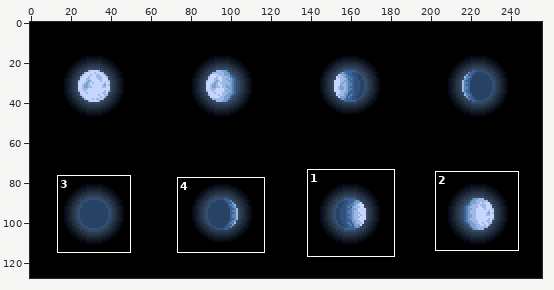
A sprite sheet gets an edit: src/main/resources/assets/theaurorian/textures/environment/moon_phases.png. Above: a wide view before the commit, with the close-up outlined.
Close-up. Earlier state:
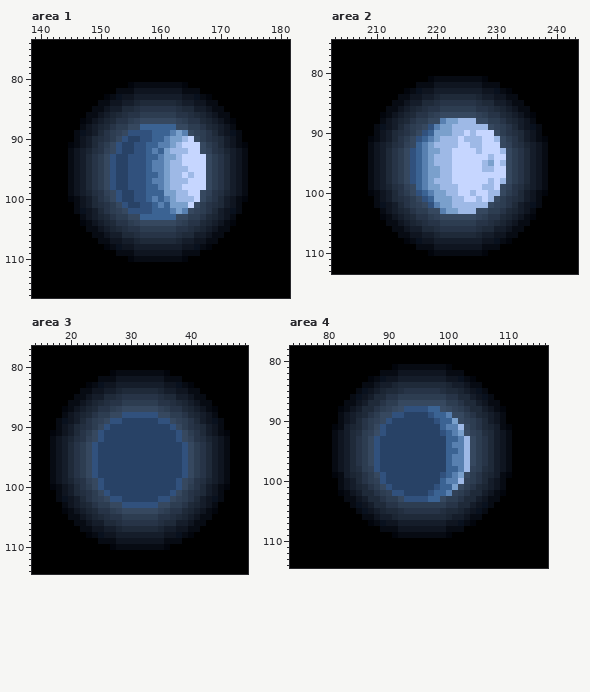
The file is 256x128 pixels. Colours within 5 levels of each other are drawn and written as one. Shown: area 1: x 139..181, y 74..116; area 2: x 203..243, y 75..113; area 3: x 14..49, y 77..114; area 4: x 74..116, y 78..114. The commit also changed other parts of the picture, which this record leaves out.
The same view after the edit:
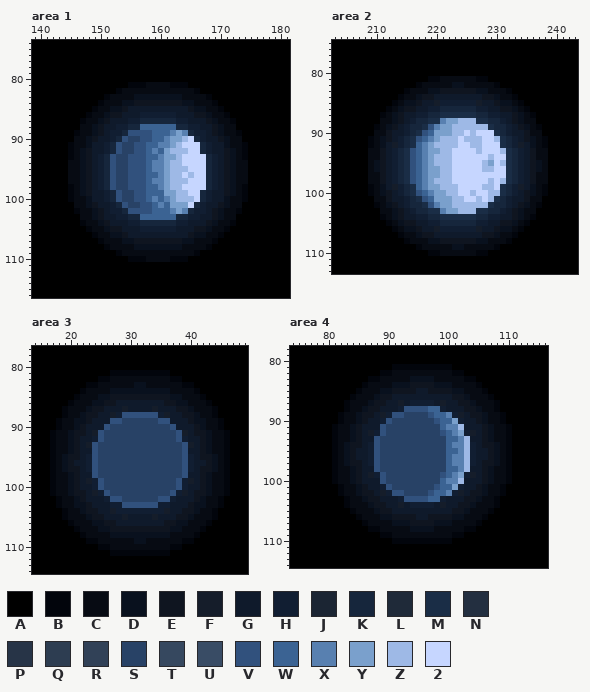
Palette (. is transparent): A #000000  B #02050c  C #070b13  D #09111e  E #0f1520  F #151d2a  G #0f1a2b  H #111e32  J #1b2533  K #16263c  L #1f2a39  M #1a2d46  N #232f40  P #273447  Q #2d3d51  R #314157  S #284266  T #36485f  U #394c65  V #31517d  W #3b6393  X #5880b0  Y #7aa0cc  Z #9eb9e6  2 #c6d6ff
Changes in this commit:
Changed rows in their new state; - is an unchanged pixel.
Area 1:
first column x 145:
 81 -----------BB----BB-----------
 82 --------B--CCCCCCCC--B--------
 83 --------CCCDDDDDDDDCCC--------
 84 -----B-CCDDEEEEEEEEDDCC-B-----
 85 ----B-CDDEGGGGGGGGGGEDDC-B----
 86 ---B-CDEEGGGHHHHHHGGGEEDC-B---
 87 ----CDEGGGHHKKKKKKHHGGGEDC----
 88 ---CDEGGHHKK------KKHHGGEDC---
 89 -BCCDEGHHK----------KHHGEDCCB-
 90 --CDEGGHK------------KHGGEDC--
 91 --CDGGHK--------------KHGGDC--
 92 BCDEGGHK--------------KHGGEDCB
 93 BCDEGHK----------------KHGEDCB
 94 -CDEGHK----------------KHGEDC-
 95 -CDEGHK----------------KHGEDC-
 96 -CDEGHK----------------KHGEDC-
 97 -CDEGHK----------------KHGEDC-
 98 BCDEGHK----------------KHGEDCB
 99 BCDEGGHK--------------KHGGEDCB
100 --CDGGHK--------------KHGGDC--
101 --CDEGGHK------------KHGGEDC--
102 -BCCDEGHHK----------KHHGEDCCB-
103 ---CDEGGHHKK------KKHHGGEDC---
104 ----CDEGGGHHKKKKKKHHGGGEDC----
105 ---B-CDEEGGGHHHHHHGGGEEDC-B---
106 ----B-CDDEGGGGGGGGGGEDDC-B----
107 -----B-CCDDEEEEEEEEDDCC-B-----
108 --------CCCDDDDDDDDCCC--------
109 --------B--CCCCCCCC--B--------
110 -----------BB----BB-----------
Area 2:
first column x 209:
 81 -----------B------B-----------
 82 --------B--CCCDDCCC--B--------
 83 --------CCDDEEEEEEDDCC--------
 84 -----B-CDEEGGGGGGGGEEDC-B-----
 85 ----B-DDEGGFHHHHHHFGGEDD-B----
 86 ---B-DEEGGHHKKKKKKHHGGEED-B---
 87 ----DEGGHHKKMMMMMMKKHHGGED----
 88 ---CDEGHKKMM------MMKKHGEDC---
 89 -BCDEGHKKM----------MKKHGEDCB-
 90 --CEGGHKM------------MKHGGEC--
 91 --DEGHKM--------------MKHGED--
 92 BCDGFHKM--------------MKHFGDCB
 93 -CEGHKM----------------MKHGEC-
 94 -CEGHKM----------------MKHGEC-
 95 -DEGHKM----------------MKHGED-
 96 -DEGHKM----------------MKHGED-
 97 -CEGHKM----------------MKHGEC-
 98 -CEGHKM----------------MKHGEC-
 99 BCDGFHKM--------------MKHFGDCB
100 --DEGHKM--------------MKHGED--
101 --CEGGHKM------------MKHGGEC--
102 -BCDEGHKKM----------MKKHGEDCB-
103 ---CDEGHKKMM------MMKKHGEDC---
104 ----DEGGHHKKMMMMMMKKHHGGED----
105 ---B-DEEGGHHKKKKKKHHGGEED-B---
106 ----B-DDEGGFHHHHHHFGGEDD-B----
107 -----B-CDEEGGGGGGGGEEDC-B-----
108 --------CCDDEEEEEEDDCC--------
109 --------B--CCCDDCCC--B--------
110 -----------B------B-----------
Area 3:
first column x 17:
 81 -----------BBBBBBBB-----------
 82 --------BB-CCCCCCCC-BB--------
 83 -------BCCCCCCDDCCCCCCB-------
 84 -----B-CCCDDDDDDDDDDCCC-B-----
 85 ----B-CCDDEEEEEEEEEEDDCC-B----
 86 ---B-CCDDEEGGGGGGGGEEDDCC-B---
 87 ----CCDEEGGGFGGGGFGGGEEDCC----
 88 --BCCDEEGGFH------HFGGEEDCCB--
 89 -BCCDDEGGG----------GGGEDDCCB-
 90 -BCCDEGGG------------GGGEDCCB-
 91 --CDEEGF--------------FGEEDC--
 92 BCCDEGGH--------------HGGEDCCB
 93 BCCDEGF----------------FGEDCCB
 94 BCCDEGG----------------GGEDCCB
 95 BCDEEGH----------------HGEEDCB
 96 BCDEGGH----------------HGGEDCB
 97 BCDEEGH----------------HGEEDCB
 98 BCCDEGG----------------GGEDCCB
 99 BCCDEGFH--------------HFGEDCCB
100 --CDEGGH--------------HGGEDC--
101 B-CDEEGFH------------HFGEEDC-B
102 -BCCDEGGGH----------HGGGEDCCB-
103 -B-CDDEGGGHH------HHGGGEDDC-B-
104 ----CDEEGGFHHHHHHHHFGGEEDC----
105 --B--CDEEGGGFGGGGFGGGEEDC--B--
106 ---B--CDDEEGGGGGGGGEEDDC--B---
107 ----B--CDDEEEEEEEEEEDDC--B----
108 -----BC-CCDDDDDDDDDDCC-CB-----
109 ------BB---CCCDDCCC---BB------
110 --------BBC--------CBB--------
111 ----------BBBBBBBBBB----------
Area 4:
first column x 81:
 81 -----------BBBBBBBB-----------
 82 --------BB-CCCCCCCC-BB--------
 83 -------BCCCCCDDDDCCCCCB-------
 84 -----B-CCCDDDEEEEDDDCCC-B-----
 85 ----BCCCDDEEEEGGEEEEDDCCCB----
 86 ---BCCCDEEGGGGGGGGGGEEDCCCB---
 87 --B-CCDEEGGFGHHHHGFGGEEDCC-B--
 88 -ABCCDEEGGGH------HGGGEEDCCBA-
 89 -BCCDEEGFH----------HFGEEDCCB-
 90 -BCCDEGGH------------HGGEDCCB-
 91 --CDEGGG--------------GGGEDC--
 92 BCCDEGFH--------------HFGEDCCB
 93 BCCDEGG----------------GGEDCCB
 94 BCDEEGH----------------HGEEDCB
 95 BCDEGGH----------------HGGEDCB
 96 BCDEGGH----------------HGGEDCB
 97 BCDEEGH----------------HGEEDCB
 98 BCCDEGG----------------GGEDCCB
 99 --CDEGFH--------------HFGEDC--
100 B-CDEGGG--------------GGGEDC-B
101 -BCCDEGGH------------HGGEDCCB-
102 ---CDEEGFH----------HFGEEDC---
103 --B-CDEEGGGH------HGGGEEDC-B--
104 --B-CCDEEGGFGHHHHGFGGEEDCC-B--
105 ---B-CCDEEGGGGGGGGGGEEDCC-B---
106 ----B--CDDEEEEGGEEEEDDC--B----
107 -----BC-CCDDDEEEEDDDCC-CB-----
108 ------BB---CCDDDDCC---BB------
109 --------BBC--------CBB--------
110 ----------BBBBBBBBBB----------
